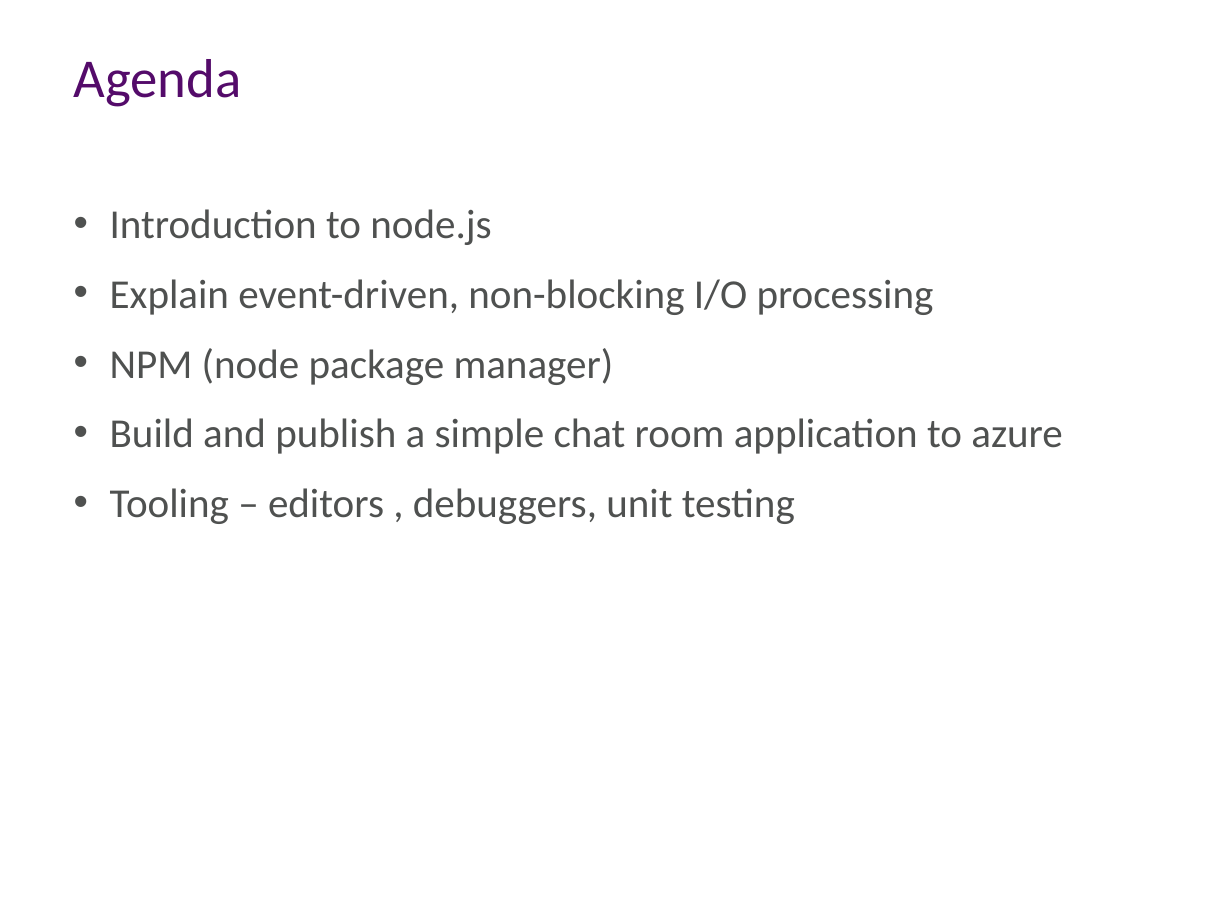
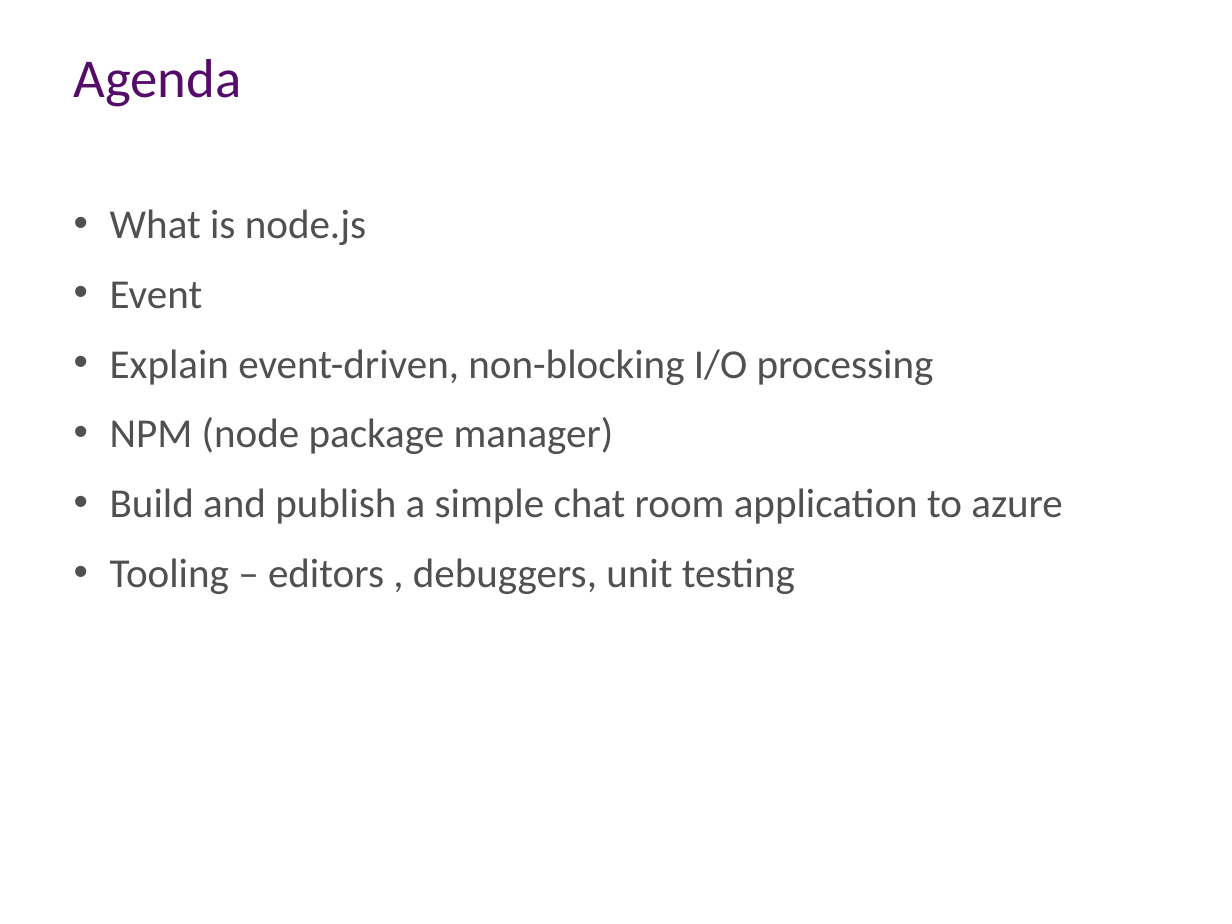
Before and after one commit to aidancasey/AzureNodeChatClient, a slide deck: slide 3 of presentation/Building Node.js Applications on Windows Azure.pptx. Drawn at 1232x924 pixels with LibreOffice and Linux fonts; fonts in the diff are those of the drawing; background and template pictures are left out. Boxes give left, top, right and bottom in pixels: in the first picture for what was removed or moved away, otherwise in the second. Text is boxed around its words. In the diff, an @@ line names an element or a change of style, - is before the commit and + after.

```diff
--- a/presentation/Building Node.js Applications on Windows Azure.pptx
+++ b/presentation/Building Node.js Applications on Windows Azure.pptx
@@ text at [110, 209, 366, 309]: text changed @@
-• Introduction to node.js
+• What is node.js
+• Event
```
Also in this commit, not shown: 3 other slides changed, 3 slides added, 1 slide removed.
